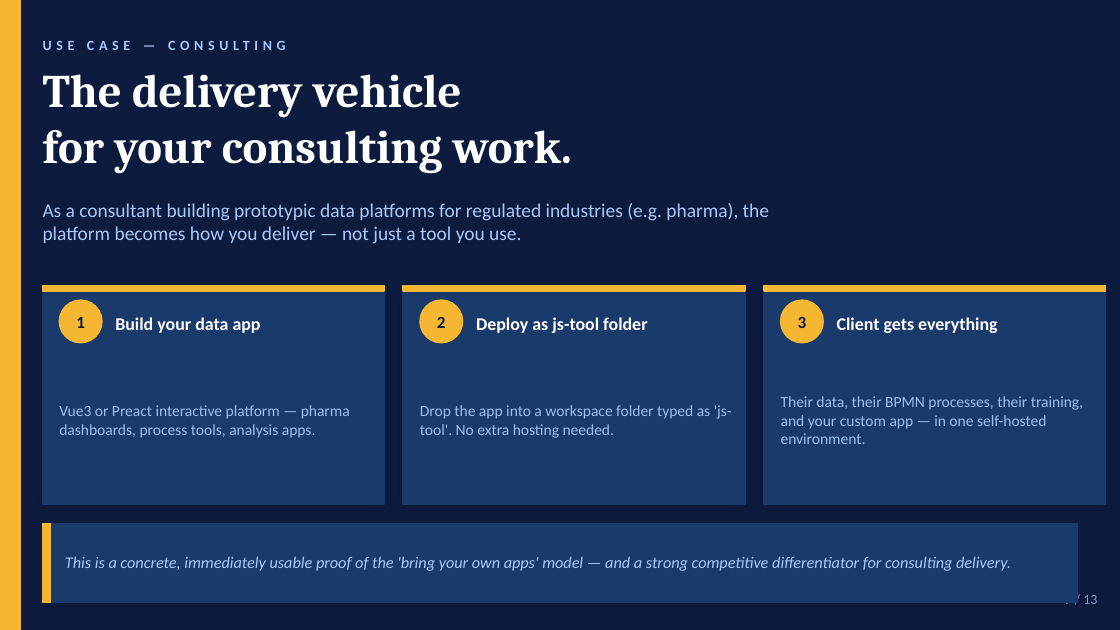
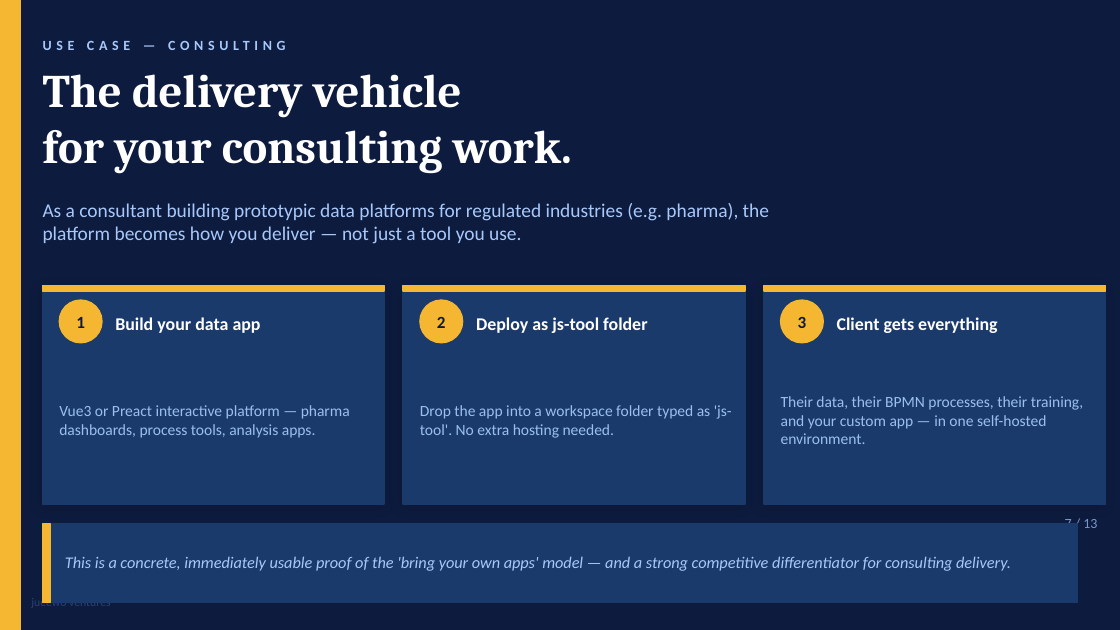
Before and after one commit to jueewo/video-server-rs_v1, a slide deck: slide 7 of docs/management/executive_presentation.pptx. Drawn at 1120x630 pixels with LibreOffice and Linux fonts; fonts in the diff are those of the drawing. Boxes give left, top, right and bottom in pixels: in the first picture for what was removed or moved away, otherwise in the second. Text is boxed around its words. In the diff, an @@ line names an element or a change of style, - is before the commit and + after.

```diff
--- a/docs/management/executive_presentation.pptx
+++ b/docs/management/executive_presentation.pptx
@@ text "7 / 13": place and size @@
-text "7 / 13" at (1065, 595, 1097, 608)
+text "7 / 13" at (1065, 516, 1097, 528)
@@ text added at (31, 596, 111, 610), 7.5 pt, text #2A4070 @@
+jueewo ventures
```
Also in this commit, not shown: 12 other slides changed, 2 other files.
